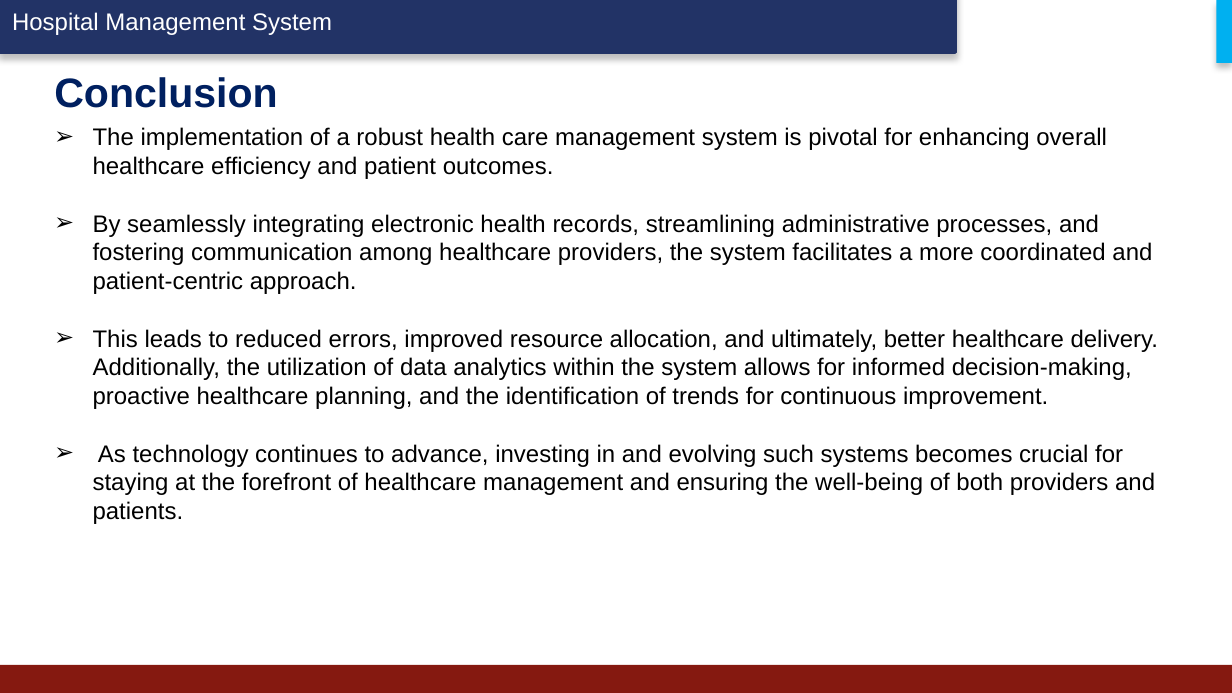
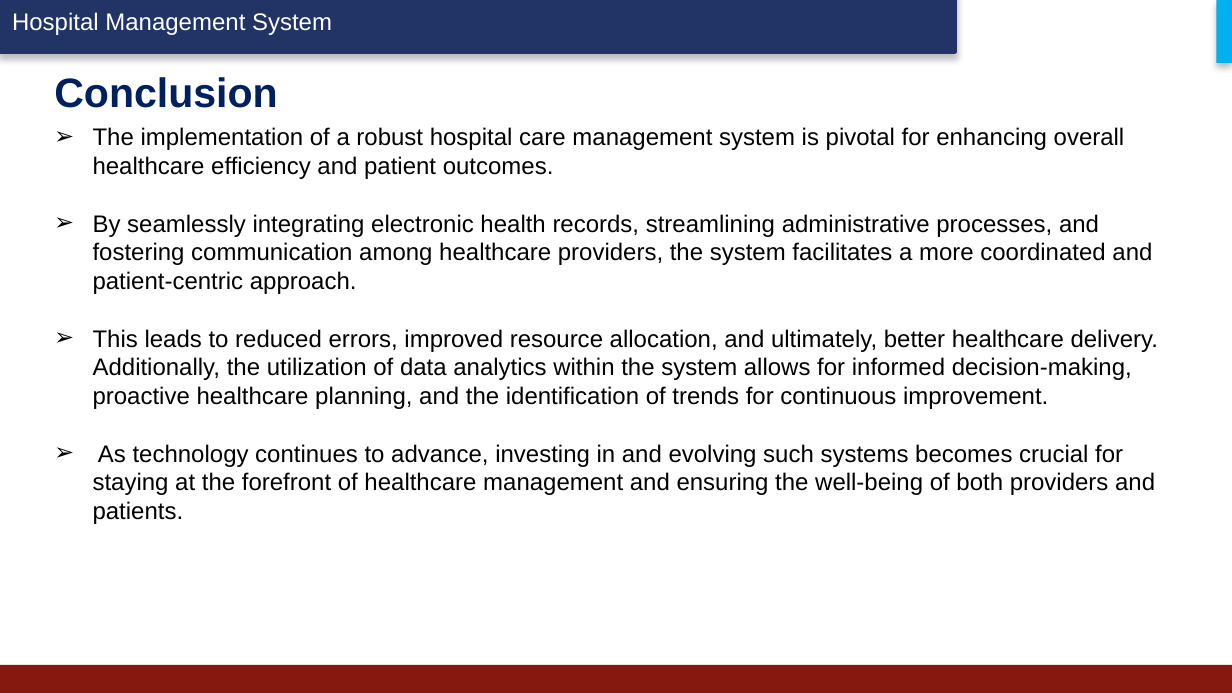
Before and after one commit to Tharaofficial/Healthcare-management-system, a slide deck: slide 11 of Hospital Management System.pptx. Drawn at 1232x693 pixels with LibreOffice and Linux fonts; fonts in the diff are those of the drawing; background and template pictures are left out. Boxes give left, top, right and bottom in pixels: in the first picture for what was removed or moved away, otherwise in the second. Text is boxed around its words. In the diff, an @@ line names an element or a change of style, - is before the commit and + after.

```diff
--- a/Hospital Management System.pptx
+++ b/Hospital Management System.pptx
@@ text at (93,127,1125,179): text changed @@
-➢ The implementation of a robust health care management system is pivotal for enhancing overall healthcare efficiency and patient outcomes.
+➢ The implementation of a robust hospital care management system is pivotal for enhancing overall healthcare efficiency and patient outcomes.
```
Also in this commit, not shown: 3 other slides changed.
